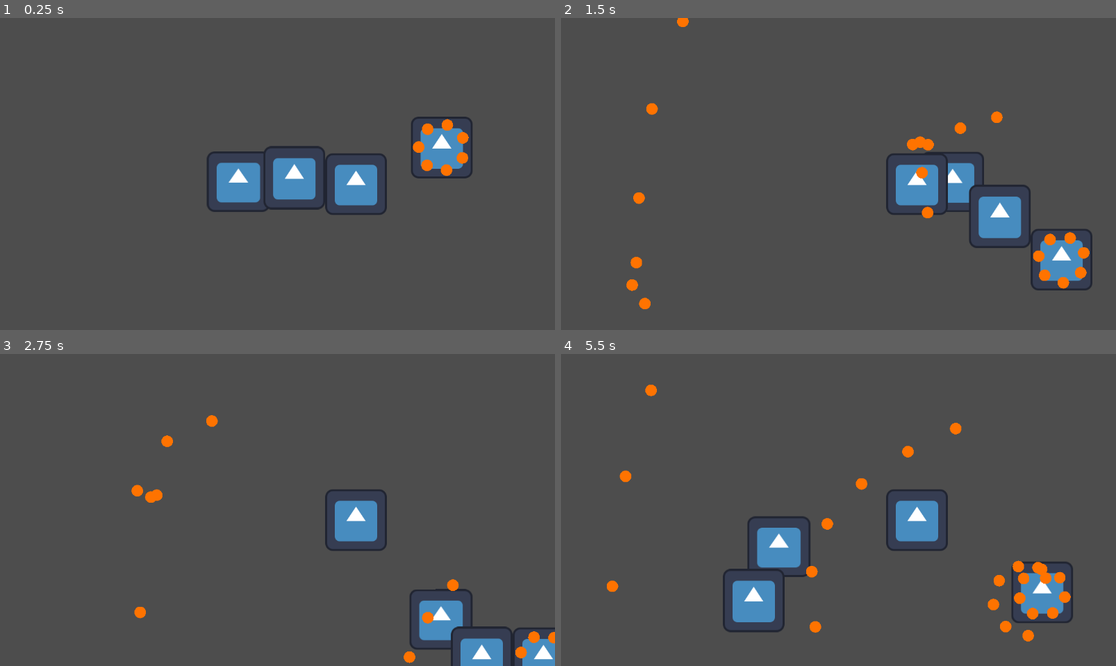
Above: before the commit, frames 1-4 (two rows, left to right).
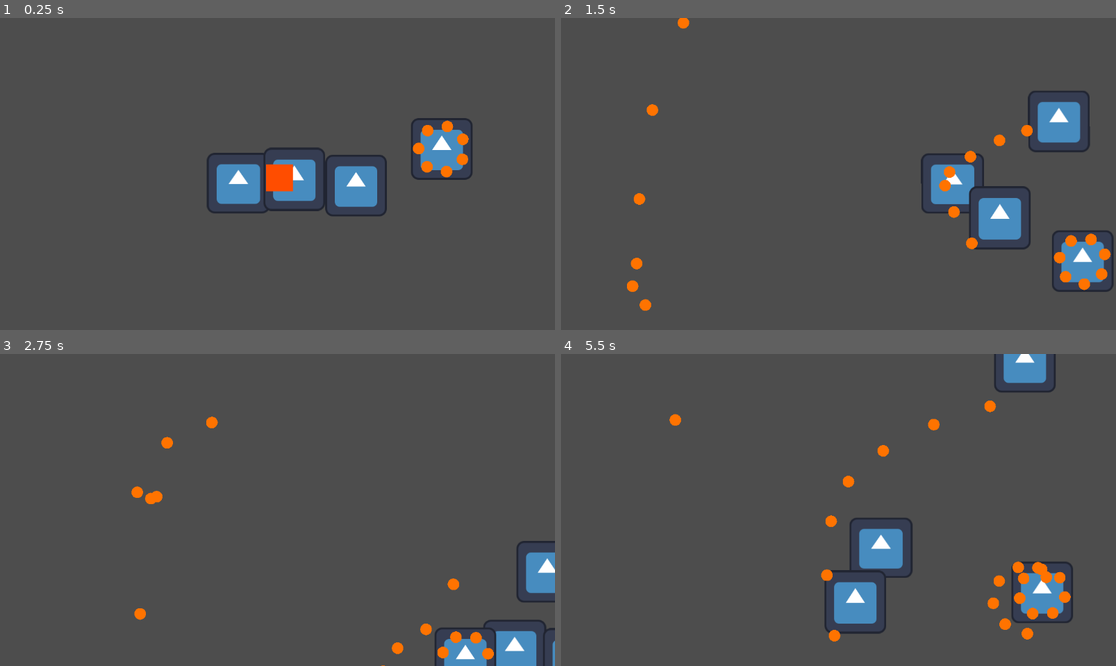
Above: after the commit, the same moments.

Repository: gsMolina02/GameJam
Game: Godot game, scene res://Scenes/escena_prueba.tscn
Two runs of this game, one before a commit and one after it. Both use one fixed random seed, a clock stepped at 60 frames per second and the inputs below. This scene is started directly instead of the project's main scene. The engine's default icon, where the game draws it, is replaced by a stand-in: a white triangle on a blue panel in a dark square.
Inputs:
- Up to frame 1 (0.25 s): no input
- Up to frame 2 (1.5 s): hold D (right) 0.53-1.28 s; hold S (down) from 1.28 s (still down)
- Up to frame 3 (2.75 s): release S (down) at 2.03 s; hold D (right) from 2.03 s (still down)
- Up to frame 4 (5.5 s): release D (right) at 2.78 s; hold W (up) 2.78-3.53 s; hold A (left) 3.53-5.03 s; hold S (down) from 5.03 s (still down)

The runs differ from the first frame. In frame 1, 1.8% of the frame differs, in the area x 37-86%, y 31-64%; in frame 2, 5.8%; in frame 3, 5.3%; in frame 4, 8.3%, in the area x 8-90%, y 0-93%.
Error before the commit: Parse Error: Function "_ready" has the same name as a previously declared function. (res://personajes/minions/minions.gd:17)

Commit message:
Ataques de jefe y minions

Diff:
--- a/BomberoMichiGame/Scenes/Entities/FireBall.tscn
+++ b/BomberoMichiGame/Scenes/Entities/FireBall.tscn
@@ -3,7 +3,7 @@
 [ext_resource type="Script" path="res://Scripts/FireBall.gd" id="1_v04a4"]
 
 [sub_resource type="CircleShape2D" id="CircleShape2D_wsm8p"]
-radius = 20.0
+radius = 28.0
 
 [node name="FireBall" type="Area2D"]
 script = ExtResource("1_v04a4")
@@ -12,10 +12,10 @@
 shape = SubResource("CircleShape2D_wsm8p")
 
 [node name="ColorRect" type="ColorRect" parent="."]
-offset_left = -20.0
-offset_top = -20.0
-offset_right = 20.0
-offset_bottom = 20.0
+offset_left = -28.0
+offset_top = -28.0
+offset_right = 28.0
+offset_bottom = 28.0
 color = Color(1, 0.3, 0, 1)
 
 [connection signal="body_entered" from="." to="." method="_on_body_entered"]
--- a/BomberoMichiGame/Scenes/escena_prueba.tscn
+++ b/BomberoMichiGame/Scenes/escena_prueba.tscn
@@ -6,7 +6,7 @@
 [ext_resource type="PackedScene" uid="uid://ccbpd223shlq8" path="res://personajes/minions/minions.tscn" id="4_minions"]
 
 [node name="escenaPrueba" type="Node2D"]
-position = Vector2(439, 345)
+position = Vector2(439, 348)
 
 [node name="mascota" parent="." instance=ExtResource("1_uapuf")]
 position = Vector2(-4, -1)
--- a/BomberoMichiGame/Scripts/FireBall.gd
+++ b/BomberoMichiGame/Scripts/FireBall.gd
@@ -1,7 +1,10 @@
 extends Area2D
 
+@export var debug_min_visible_time := 0.5
 var speed = 600
 var direction = Vector2.ZERO
+var _age := 0.0
+@export var debug_radius := 14.0
 
 func _ready():
 	# This timer will delete the fireball if it exists for too long.
@@ -11,9 +14,15 @@
 	timer.timeout.connect(queue_free)
 	add_child(timer)
 	timer.start()
+	print_debug("FireBall ready at global:", global_position, "parent:", get_parent())
+	_age = 0.0
 
 func _physics_process(delta):
 	position += direction.normalized() * speed * delta
+	_age += delta
+	if _age < debug_min_visible_time:
+		print_debug("FireBall moving frame age:", _age, "pos:", global_position, "dir:", direction)
+	# ensure we print debug info in early frames
 
 func set_direction(dir):
 	direction = dir
@@ -25,4 +34,7 @@
 		pass
 	# The fireball should be destroyed on impact with anything other than another enemy
 	if not body.is_in_group("enemy"):
+		# Respect minimum visible time during debug so projectiles don't vanish immediately
+		if _age < debug_min_visible_time:
+			return
 		queue_free()
--- a/BomberoMichiGame/personajes/jefe/jefe.gd
+++ b/BomberoMichiGame/personajes/jefe/jefe.gd
@@ -144,8 +144,18 @@
 		var angle_offset = lerp(-ls, ls, t)
 		# aplicar rotación para dispersar la dirección
 		dir = dir.rotated(deg_to_rad(angle_offset))
-		# aplicar multiplicador de velocidad
-		fb.velocity = dir * fb.speed * launch_speed_multiplier
+		# asignar shooter si existe (para que la fireball ignore colisiones iniciales)
+		if fb.has_method("set_shooter"):
+			fb.set_shooter(self)
+		# aplicar multiplicador de velocidad, preferir set_direction si existe
+		if fb.has_method("set_direction"):
+			fb.set_direction(dir.rotated(0) )
+			# si además tiene propiedad 'velocity', actualizarla mediante set/get
+			var try_vel = fb.get("velocity")
+			if try_vel != null:
+				fb.set("velocity", dir * (fb.get("speed") if fb.get("speed") != null else fb.speed) * launch_speed_multiplier)
+		else:
+			fb.set("velocity", dir * (fb.get("speed") if fb.get("speed") != null else fb.speed) * launch_speed_multiplier)
 	# vaciar la lista (las instancias siguen en escena pero ya tienen velocidad)
 	orbit_fireballs.clear()
 	orbit_angles.clear()
--- a/BomberoMichiGame/personajes/minions/fireball_visual.gd
+++ b/BomberoMichiGame/personajes/minions/fireball_visual.gd
@@ -1,19 +1,42 @@
-extends Node2D
+extends Area2D
 
 @export var radius := 12.0
 @export var color := Color(1.0, 0.45, 0.0)
 
 @export var speed := 800
 @export var lifetime := 3.0
+var velocity := Vector2.ZERO
 
-var velocity := Vector2.ZERO
-var _life := 0.0
+var shooter: Node = null
+var grace_time := 0.08
+var _age := 0.0
+
+func _ready():
+	if has_node("CollisionShape2D"):
+		pass
+	connect("body_entered", Callable(self, "_on_body_entered"))
 
 func _physics_process(delta):
-    position += velocity * delta
-    _life += delta
-    if _life >= lifetime:
-        queue_free()
+	position += velocity * delta
+	_age += delta
+	if _age >= lifetime:
+		queue_free()
 
 func _draw():
-    draw_circle(Vector2.ZERO, radius, color)
+	draw_circle(Vector2.ZERO, radius, color)
+
+func set_direction(dir):
+	velocity = dir.normalized() * speed
+
+func set_shooter(s):
+	shooter = s
+
+func _on_body_entered(body):
+	# Ignore initial collisions with shooter for grace_time
+	if body == shooter:
+		return
+	if _age < grace_time and shooter != null:
+		return
+	# If we hit the player, queue_free this fireball (damage handling added later)
+	if body.is_in_group("player"):
+		queue_free()
--- a/BomberoMichiGame/personajes/minions/fireball_visual.tscn
+++ b/BomberoMichiGame/personajes/minions/fireball_visual.tscn
@@ -1,7 +1,12 @@
-[gd_scene load_steps=2 format=3 uid="uid://vpqs7x32qqr3"]
+[gd_scene load_steps=3 format=3 uid="uid://vpqs7x32qqr3"]
 
 [ext_resource type="Script" uid="uid://geu5qwmj10pm" path="res://personajes/minions/fireball_visual.gd" id="1"]
 
-[node name="FireballVisual" type="Node2D"]
-position = Vector2(397, 244)
+[sub_resource type="CircleShape2D" id="CircleShape2D_1"]
+radius = 12.0
+
+[node name="FireballVisual" type="Area2D"]
 script = ExtResource("1")
+
+[node name="CollisionShape2D" type="CollisionShape2D" parent="."]
+shape = SubResource("CircleShape2D_1")
--- a/BomberoMichiGame/personajes/minions/minions.gd
+++ b/BomberoMichiGame/personajes/minions/minions.gd
@@ -7,14 +7,11 @@
 var tiempo_desde_disparo := 0.0
 var FireballScene: PackedScene = null
 
-func _ready():
-	# no se usan disparos en minions ahora
-	pass
-
 var can_shoot = true
 var fireball_scene = preload("res://Scenes/Entities/FireBall.tscn")
 
 func _ready():
+	# no se usan disparos en minions ahora, pero conectamos el timer por si se re-activa
 	$AttackTimer.timeout.connect(_on_AttackTimer_timeout)
 
 func _on_AttackTimer_timeout():
@@ -45,15 +42,56 @@
 		can_shoot = false
 		$AttackTimer.start()
 		var fireball = fireball_scene.instantiate()
-		# Posicionar la bola de fuego justo delante del minion en la dirección calculada
-		var offset = target_dir * 100
-		fireball.global_position = global_position + offset
-		fireball.set_direction(target_dir)
+		# Determinar un pequeño offset hacia adelante para que no colisione con el propio minion
+		var spawn_offset = 20.0
+		var spawn_pos = global_position + target_dir * spawn_offset
+		print_debug("Minion shooting from:", global_position)
+		print_debug("Target dir:", target_dir, "spawn offset:", spawn_offset)
+		# Establecer la dirección correctamente en la instancia (API pública preferida)
+		if fireball.has_method("set_direction"):
+			fireball.set_direction(target_dir)
+		else:
+			# Intentar asignar 'direction' si existe
+			var existing_dir = fireball.get("direction")
+			if existing_dir != null:
+				fireball.set("direction", target_dir)
+			else:
+				# Fallback: asignar 'velocity' usando 'speed' si está definido en la instancia, si no usar 600
+				var fb_speed = 600
+				var s = fireball.get("speed")
+				if s != null:
+					fb_speed = s
+				fireball.set("velocity", target_dir * fb_speed)
 		var root_scene = get_tree().get_current_scene()
+		# If the fireball is an Area2D, temporarily disable monitoring to avoid instant self-collision
+		var was_area := false
+		if fireball is Area2D:
+			was_area = true
+			# disable monitoring if available
+			if fireball.has_method("set"):
+				fireball.set("monitoring", false)
+
+		# Add fireball deferred and set position/collision exceptions deferred to avoid instant collision
 		if root_scene:
-			root_scene.add_child(fireball)
+			# Ensure monitoring is off before adding (if supported)
+			if was_area and fireball.has_method("set"):
+				fireball.set("monitoring", false)
+			root_scene.call_deferred("add_child", fireball)
+			# set global position, add collision exception and re-enable monitoring on next idle
+			fireball.call_deferred("set", "global_position", spawn_pos)
+			if fireball.has_method("add_collision_exception_with"):
+				fireball.call_deferred("add_collision_exception_with", self)
+			if was_area and fireball.has_method("set"):
+				fireball.call_deferred("set", "monitoring", true)
 		else:
-			get_parent().add_child(fireball)
+			if was_area and fireball.has_method("set"):
+				fireball.set("monitoring", false)
+			get_parent().call_deferred("add_child", fireball)
+			fireball.call_deferred("set", "global_position", spawn_pos)
+			if fireball.has_method("add_collision_exception_with"):
+				fireball.call_deferred("add_collision_exception_with", self)
+			if was_area and fireball.has_method("set"):
+				fireball.call_deferred("set", "monitoring", true)
 
 func mover_personaje(delta):
 	tiempo_actual += delta
@@ -64,7 +102,7 @@
 	move_and_slide()
 	shoot()
 	# Ensure minion stays inside viewport/world bounds
-	_clamp_to_viewport()
+	keep_in_viewport()
 
 func _physics_process(delta):
 	mover_personaje(delta)
--- a/BomberoMichiGame/personajes/personaje_base.gd
+++ b/BomberoMichiGame/personajes/personaje_base.gd
@@ -2,6 +2,7 @@
 
 @export var speed = 400
 @export var screen_margin: int = 16
+@export var clamp_to_viewport := true
 
 func mover_personaje(_delta):
 	var input_vector = Input.get_vector("left", "right", "up", "down")
@@ -9,6 +10,8 @@
 	move_and_slide()
 
 func keep_in_viewport(margin := screen_margin):
+	if not clamp_to_viewport:
+		return
 	# Limita la posición global del personaje al rectángulo visible del viewport menos un margen
 	var vp = get_viewport()
 	if vp == null:
--- a/BomberoMichiGame/personajes/personaje_principal/personaje_principal.gd
+++ b/BomberoMichiGame/personajes/personaje_principal/personaje_principal.gd
@@ -4,18 +4,41 @@
 @export var max_x := 1000.0
 @export var min_y := -1000.0
 @export var max_y := 1000.0
+@export var enforce_bounds := false # set true to enable min/max clamping
+
+func _ready():
+	# Desactivar clamp al viewport para el jugador (una sola vez)
+	clamp_to_viewport = false
+
 
 func _physics_process(delta):
 	mover_personaje(delta)
 
-	# Limitar posición dentro del campo definido
-	var minx = (min_x if min_x != null else -1000.0)
-	var maxx = (max_x if max_x != null else 1000.0)
-	var miny = (min_y if min_y != null else -1000.0)
-	var maxy = (max_y if max_y != null else 1000.0)
-	var x = clamp(global_position.x, float(minx), float(maxx))
-	var y = clamp(global_position.y, float(miny), float(maxy))
+	# Limitar posición dentro del campo definido (se puede desactivar con enforce_bounds)
+	var x = global_position.x
+	var y = global_position.y
+	if enforce_bounds:
+		var minx = (min_x if min_x != null else -1000.0)
+		var maxx = (max_x if max_x != null else 1000.0)
+		var miny = (min_y if min_y != null else -1000.0)
+		var maxy = (max_y if max_y != null else 1000.0)
+		x = clamp(global_position.x, float(minx), float(maxx))
+		y = clamp(global_position.y, float(miny), float(maxy))
+
+	# Debug: imprimir cuando el jugador intenta moverse horizontalmente
+	if abs(velocity.x) > 0:
+		if enforce_bounds:
+			print_debug("Player attempt move -> pos:", global_position, "vel.x:", velocity.x, "clamped_x:", x, "bounds_enabled")
+		else:
+			print_debug("Player attempt move -> pos:", global_position, "vel.x:", velocity.x, "clamped_x:", x, "(bounds disabled)")
+
 	global_position = Vector2(x, y)
 
 	# adicionalmente asegurar que el personaje no salga del viewport
-	keep_in_viewport()
+	# (no-op porque clamp_to_viewport está desactivado para el jugador)
+	# keep_in_viewport()
+
+
+func keep_in_viewport(_margin := 0):
+	# No-op para el jugador: permitimos moverse por todo el campo de batalla
+	pass
